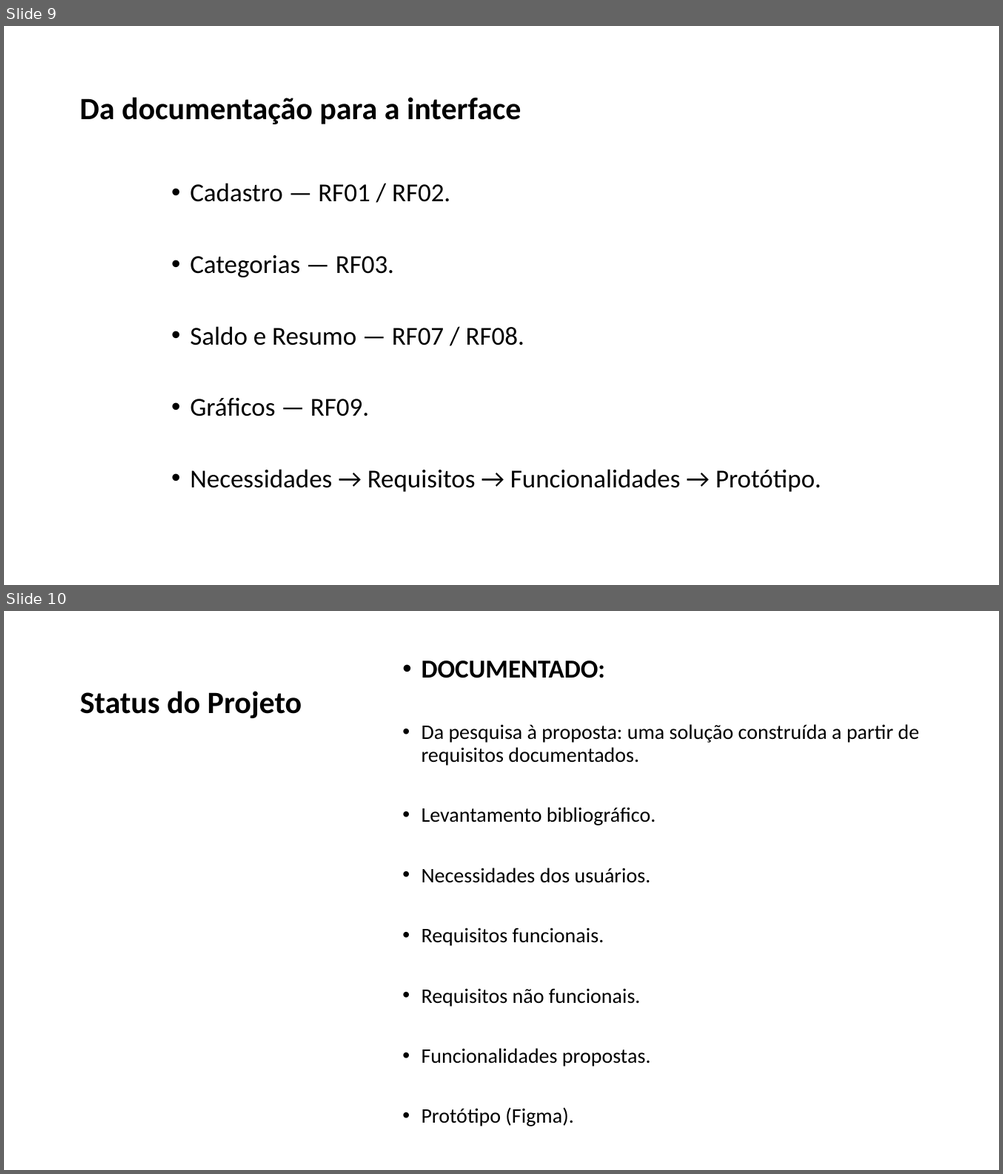
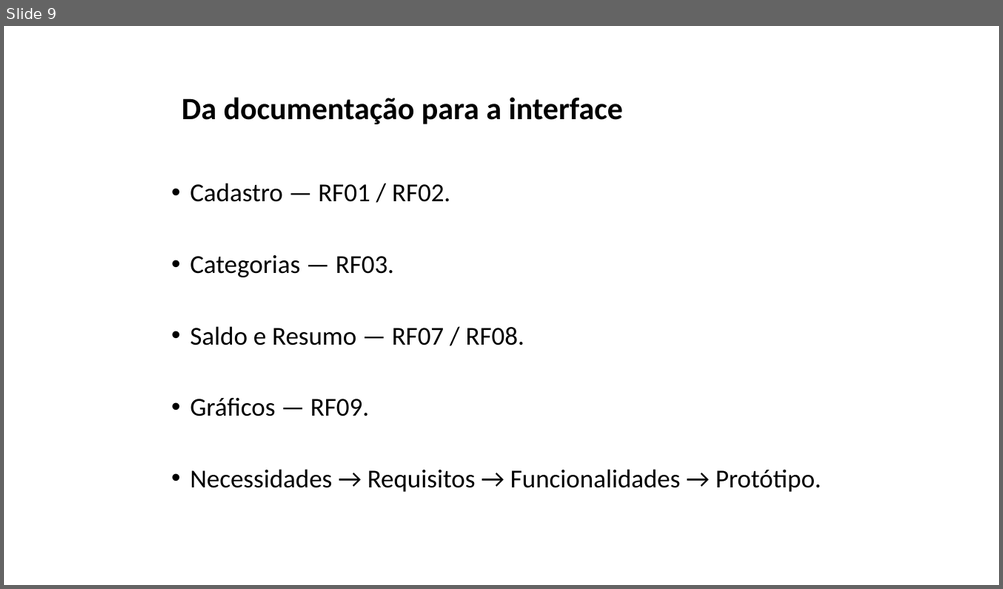
Before and after one commit to ltos2105-debug/Valora, a slide deck: 03-Documentos/VALORA (1).pptx. Shown one above the other, each under a label of ours: slides 9 and 10 before the commit, slide 9 after it. The pictures are 1003x1174 and 1003x589 pixels, drawn with LibreOffice and Linux fonts; fonts in the diff are those of the drawing; background and template pictures are left out. Boxes give left, top, right and bottom in pixels: in the first picture for what was removed or moved away, otherwise in the second. Text is boxed around its words. In the diff, an @@ line names an element or a change of style, - is before the commit and + after.

```diff
--- a/03-Documentos/VALORA (1).pptx
+++ b/03-Documentos/VALORA (1).pptx
@@ slide 10 removed at bbox=[4, 611, 999, 1170], background picture (left out) @@
@@ text removed at bbox=[421, 661, 919, 1127] @@
-  • DOCUMENTADO:
-  • Da pesquisa à proposta: uma solução construída a partir de requisitos documentados.
-  • Levantamento bibliográfico.
-  • Necessidades dos usuários.
-  • Requisitos funcionais.
-  • Requisitos não funcionais.
-  • Funcionalidades propostas.
-  • Protótipo (Figma).
@@ title removed at bbox=[80, 691, 302, 718] @@
-Status do Projeto
@@ slide 9 changed as well @@
@@ title "Da documentação para a interface": place and size @@
-title "Da documentação para a interface" at bbox=[79, 97, 521, 124]
+title "Da documentação para a interface" at bbox=[182, 97, 623, 124]
```
Also in this commit, not shown: 8 other slides changed, 1 slide added.
